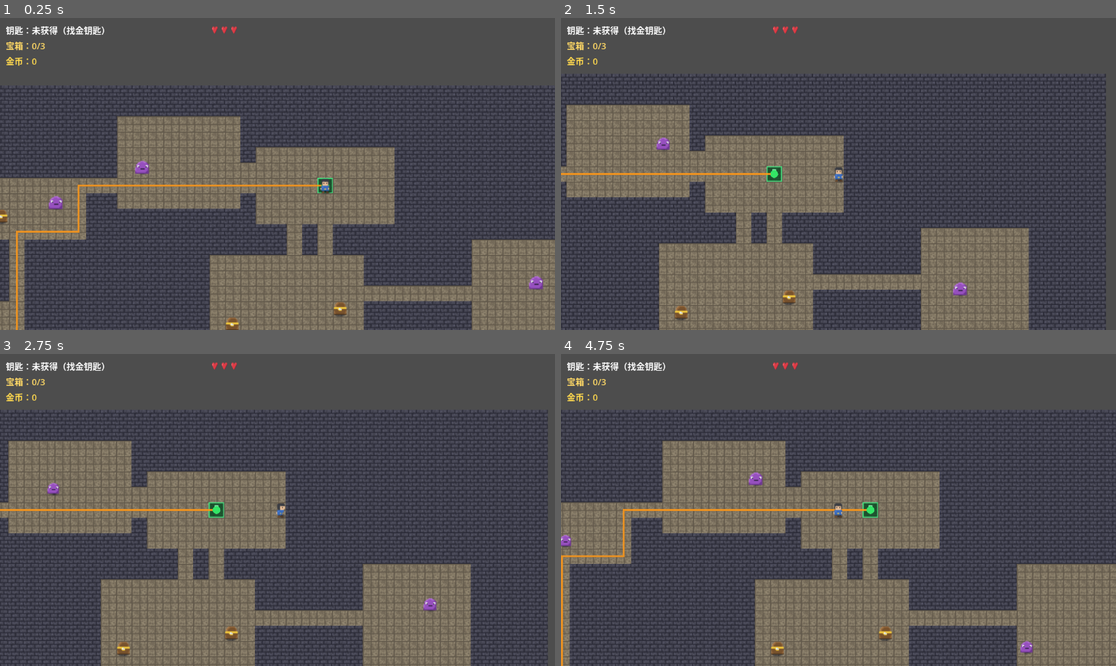
Above: before the commit, frames 1-4 (two rows, left to right).
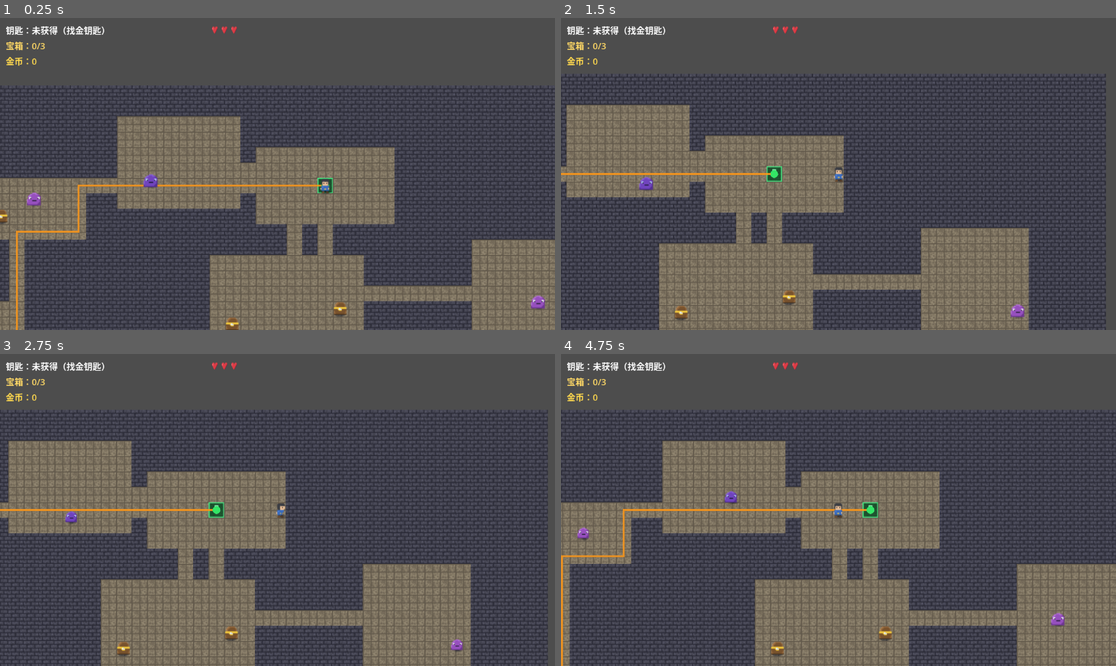
Above: after the commit, the same moments.

Repository: longray/godot_learn
Game: Godot game, scene res://lessons/lesson03_playable/lesson03.tscn
The game is run twice, just before and just after one commit, with the same random seed, the same clock (stepped at 60 frames per second) and the same inputs.
Inputs (mouse positions are in pixels of both pictures, inside the frame that each line leads up to):
- Up to frame 1 (0.25 s): no input
- Up to frame 2 (1.5 s): tap Enter at 0.5 s; move the mouse to (960, 158) at 0.52 s; hold D (move_right) 0.53-1.25 s; click (960, 158) at 0.6 s; drag from (727, 189) to (683, 311) at 1.27 s
- Up to frame 3 (2.75 s): move the mouse to (333, 441) at 2.02 s; hold D (move_right) from 2.03 s (still down); tap R at 2.1 s; click (333, 441) at 2.3 s
- Up to frame 4 (4.75 s): release D (move_right) at 2.75 s; drag from (810, 572) to (616, 488) at 2.77 s; move the mouse to (1005, 556) at 3.52 s; hold A (move_left) 3.53-4.25 s; click (1005, 556) at 3.6 s; drag from (672, 463) to (1010, 647) at 4.27 s

The runs differ from the first frame. In frame 1, 0.6% of the frame differs, in the area x 4-99%, y 45-94%; in frame 2, 0.4%; in frame 3, 0.3%; in frame 4, 0.5%.

Commit message:
feat: 第6课作业2+3+4——扇形攻击可视化 + 敌人类型 + 差异化掉落
- 作业 2：攻击扇形（±60°，圆心在玩家脚下、顶点指向 facing，
  visual 旋转+回移 offset；白色半透明）
- 作业 3：enemy_type 模板（normal 默认 / fast 110速1血 /
  tank 45速4血2伤）；Main 加权分配 60/25/15（rng 消耗在
  巡逻点之前、POI 之后——地图统计不受影响，序列确定可复现）；
  类型基色（fast 偏蓝 / tank 偏橙）接入 modulate 三态
- 作业 4：按类型掉落表（fast 掉率 0.5 必金币 / tank 必掉 60% 药水 /
  normal 全局默认 0.7/0.25）
- 验证：类型分布/属性/速度模板断言过；冒烟过

Diff:
--- a/2d_rpg_dungeon/lessons/lesson03_playable/dungeon_playable.gd
+++ b/2d_rpg_dungeon/lessons/lesson03_playable/dungeon_playable.gd
@@ -950,6 +950,16 @@
 
 			enemy.global_position = get_cell_world_position(cell)
 
+			# 作业 3（第 6 课）：加权随机分配类型（60% 普通 / 25% 敏捷 / 15% 坦克）
+			if "enemy_type" in enemy:
+				var roll := rng.randf()
+				if roll < 0.60:
+					enemy.enemy_type = "normal"
+				elif roll < 0.85:
+					enemy.enemy_type = "fast"
+				else:
+					enemy.enemy_type = "tank"
+
 			if enemy.has_method("setup"):
 				enemy.setup(self, _make_patrol_points(cell))
 
@@ -1083,14 +1093,33 @@
 	# 敌人死亡：移出清单 + 运行期掉落判定（rng 消耗在 generate 重置种子后，不影响复现）
 	remove_dynamic_entity(enemy)
 
-	if rng.randf() < enemy_drop_chance:
-		_spawn_drop_at_position(death_position)
-
-
-func _spawn_drop_at_position(world_position: Vector2) -> void:
+	# 作业 4（第 6 课）：差异化掉落——按敌人类型决定掉率与掉落表
+	var drop_chance := enemy_drop_chance
+	var potion_chance := enemy_potion_chance
+
+	var etype: String = enemy.get("enemy_type") if "enemy_type" in enemy else "normal"
+	match etype:
+		"fast":
+			# 敏捷怪：掉率低但必掉金币（跑得快击杀难，奖励集中）
+			drop_chance = 0.5
+			potion_chance = 0.0
+		"tank":
+			# 坦克怪：必掉且高概率药水（硬仗厚奖）
+			drop_chance = 1.0
+			potion_chance = 0.6
+
+	if rng.randf() < drop_chance:
+		_spawn_drop_at_position(death_position, potion_chance)
+
+
+func _spawn_drop_at_position(world_position: Vector2, potion_chance: float = -1.0) -> void:
+	# potion_chance < 0 时用全局默认（保持文档版调用兼容）
+	if potion_chance < 0.0:
+		potion_chance = enemy_potion_chance
+
 	var drop_type := "gold"
 
-	if rng.randf() < enemy_potion_chance:
+	if rng.randf() < potion_chance:
 		drop_type = "potion"
 
 	_create_drop_area(drop_type, world_position)
--- a/2d_rpg_dungeon/lessons/lesson03_playable/enemy.gd
+++ b/2d_rpg_dungeon/lessons/lesson03_playable/enemy.gd
@@ -25,6 +25,16 @@
 
 # 第 6 课：生命（作业 4（第 5 课）补完——敌人可被攻击消灭）
 @export var max_health: int = 2
+
+# 作业 3（第 6 课）：敌人类型（normal/fast/tank——setup 时按类型重塑属性与配色）
+@export var enemy_type: String = "normal"
+
+# 类型配色（Sprite2D modulate 基色；受击/追击时在此基础上叠加）
+const TYPE_COLOR := {
+	"normal": Color.WHITE,
+	"fast": Color(0.75, 0.85, 1.0),   # 偏蓝（敏捷）
+	"tank": Color(1.0, 0.78, 0.55),   # 偏橙（厚重）
+}
 
 var chase_speed: float = 0.0
 
@@ -74,15 +84,16 @@
 	var s := 1.0 + amp * sin(_t * 3.0)
 	sprite.scale = Vector2(s, s)
 
-	# modulate 三态协调（优先级：受击红 > 追击粉 > 正常白）
+	# modulate 三态协调（优先级：受击红 > 追击粉 > 类型基色）
 	# 踩坑：不能在受击回调里直接赋 modulate——本函数每帧覆盖会立刻冲掉闪烁
+	var base_color: Color = TYPE_COLOR.get(enemy_type, Color.WHITE)
 	if _flash_t > 0.0:
 		_flash_t -= delta
 		sprite.modulate = Color(1.0, 0.35, 0.35)
 	elif is_chasing:
 		sprite.modulate = Color(1.0, 0.6, 0.6)
 	else:
-		sprite.modulate = Color.WHITE
+		sprite.modulate = base_color
 
 	# 张望：等待中偶尔左右瞥一眼（身体微偏移模拟探头）
 	if _look_t > 0.0:
@@ -118,6 +129,9 @@
 	dead = false
 	_flash_t = 0.0
 
+	# 作业 3：按类型重塑（在速度个体差异之前应用基础模板）
+	_apply_type_template()
+
 	# 速度个体差异 ±15%（运行期随机：每次玩都不同，群体不齐步）
 	speed *= randf_range(0.85, 1.15)
 	chase_speed = speed * chase_speed_multiplier
@@ -140,6 +154,26 @@
 
 	is_waiting = false
 	wait_remaining = 0.0
+
+
+func _apply_type_template() -> void:
+	# 作业 3：类型模板（个体差异/巡逻参数等后续修改叠加其上）
+	match enemy_type:
+		"fast":
+			speed = 110.0
+			max_health = 1
+			contact_damage = 1
+			chase_radius = 100.0
+		"tank":
+			speed = 45.0
+			max_health = 4
+			contact_damage = 2
+			chase_radius = 70.0
+		_:
+			# normal：保持导出默认（70 / 2 / 1 / 80）
+			pass
+
+	health = max_health
 
 
 func take_damage(amount: int, source_position: Vector2 = Vector2.ZERO) -> void:
--- a/2d_rpg_dungeon/lessons/lesson03_playable/player.gd
+++ b/2d_rpg_dungeon/lessons/lesson03_playable/player.gd
@@ -252,17 +252,23 @@
 	collision.shape = circle
 	hitbox.add_child(collision)
 
-	# 攻击可视化（作业 2 可升级为扇形/旋转）
+	# 攻击可视化（作业 2：朝向扇形——圆心在玩家、顶点指向攻击方向）
 	var visual := Polygon2D.new()
-	var size := attack_radius * 0.8
+	var r := attack_radius
+	var half_arc := deg_to_rad(60.0)  # ±60° 扇形
 
 	visual.polygon = PackedVector2Array([
-		Vector2(-size, -size),
-		Vector2(size, -size),
-		Vector2(size, size),
-		Vector2(-size, size)
+		Vector2.ZERO,  # 圆心（相对 hitbox）
+		Vector2(r, 0).rotated(-half_arc),
+		Vector2(r, 0).rotated(-half_arc * 0.5),
+		Vector2(r, 0),
+		Vector2(r, 0).rotated(half_arc * 0.5),
+		Vector2(r, 0).rotated(half_arc),
 	])
 
+	# 扇形默认朝 +X 绘制，旋转到实际朝向；圆心回移 offset 使扇形从脚下展开
+	visual.rotation = facing.angle()
+	visual.position = -facing * attack_offset
 	visual.color = Color(1.0, 1.0, 1.0, 0.35)
 	hitbox.add_child(visual)
 
